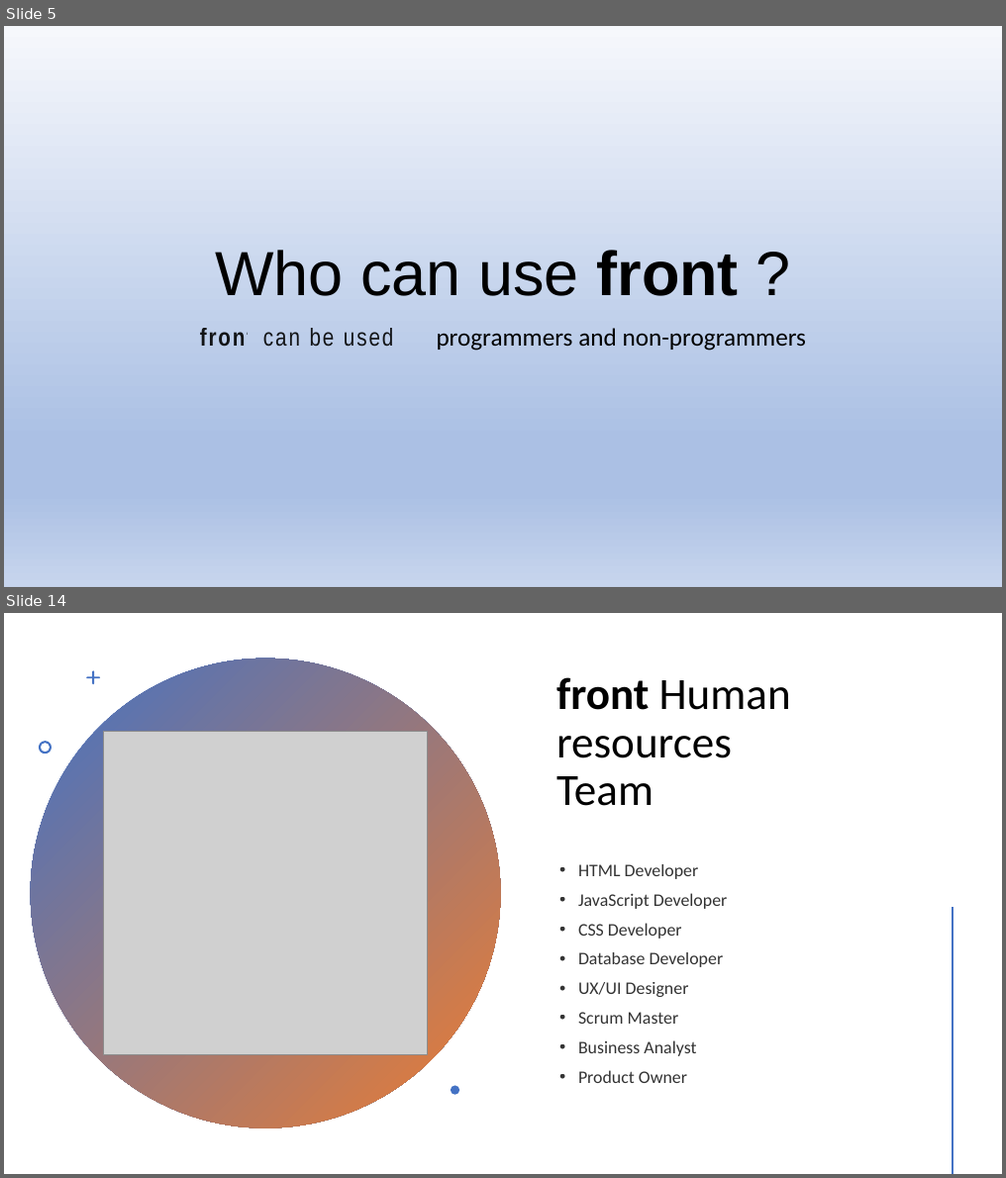
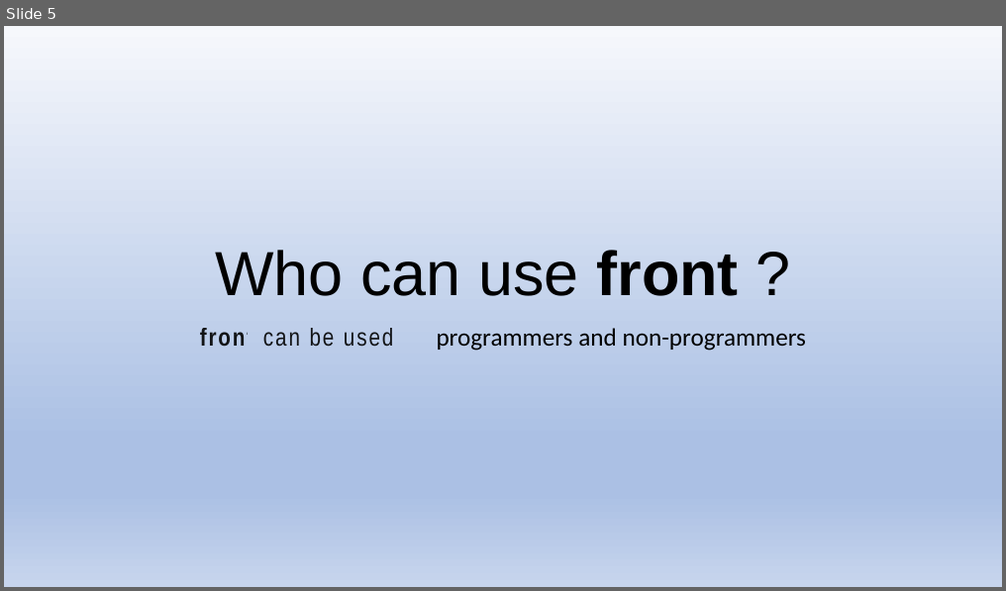
Before and after one commit to aleptra/front, a slide deck: _front.pptx. Shown one above the other, each under a label of ours: slides 5 and 14 before the commit, slide 5 after it; the slides between them are not shown. The pictures are 1006x1178 and 1006x591 pixels, drawn with LibreOffice and Linux fonts; fonts in the diff are those of the drawing; grey boxes stand for pictures. Boxes give left, top, right and bottom in pixels: in the first picture for what was removed or moved away, otherwise in the second. Text is boxed around its words. In the diff, an @@ line names an element or a change of style, - is before the commit and + after.

```diff
--- a/_front.pptx
+++ b/_front.pptx
@@ slide 14 removed at (x1=4, y1=613, x2=1002, y2=1174), background #FFFFFF @@
@@ ellipse removed at (x1=30, y1=659, x2=500, y2=1129) @@
@@ freeform shape removed at (x1=86, y1=670, x2=101, y2=685) @@
@@ text removed at (x1=556, y1=677, x2=791, y2=806) @@
-front Human resources
-Team
@@ picture removed at (x1=104, y1=731, x2=427, y2=1055) @@
@@ freeform shape removed at (x1=39, y1=741, x2=52, y2=754) @@
@@ text removed at (x1=578, y1=864, x2=728, y2=1083) @@
-• HTML Developer
-• JavaScript Developer
-• CSS Developer
-• Database Developer
-• UX/UI Designer
-• Scrum Master
-• Business Analyst
-• Product Owner
@@ line removed from (952, 909) to (952, 1173) @@
@@ freeform shape removed at (x1=450, y1=1086, x2=459, y2=1095) @@
```
Also in this commit, not shown: 16 slides changed, 7 other slides removed.
